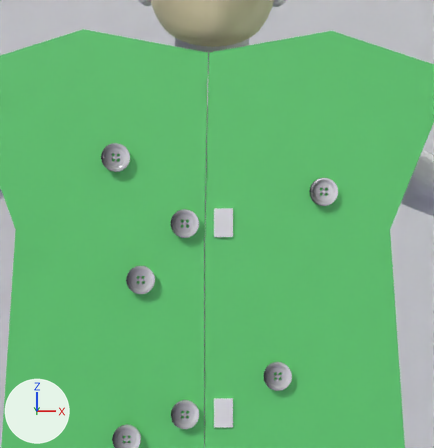
Two versions of the Blender file blender_files/cloth_2_buttons_fastened_distractions.blend, one commit apart.
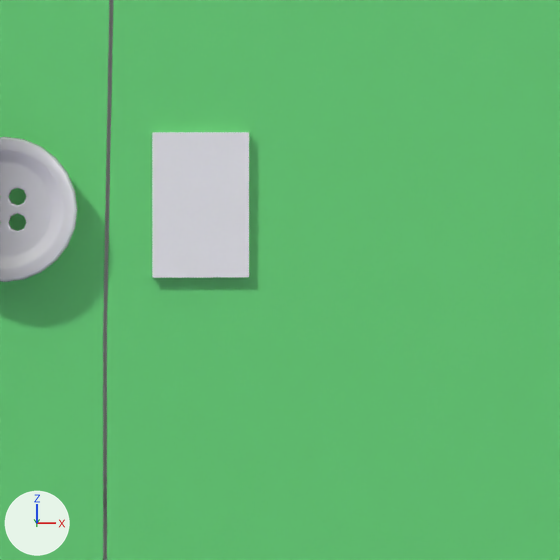
Each version is shown from a 50 mm lens placed at (-20.734, -9.735, 12.486), pointed at (-20.629, -4.292, 12.405), then close up on the part from 42% to 68% of the width and 41% to 65% of the height. The axes (+X, +Y, +Z) are drawn at lower left. The lights are the same throughout. The last two pictures show the newer version.

The older version as bpy lines, for what is in view:
```python
ob_cloth = bpy.data.objects.new('Cloth', me_plane_001)
ob_cloth.location = (-20.743, -4.285, 11.767)
ob_cloth.rotation_euler = (1.571, 0.0, 0.0)  # degrees (90, 0, 0)
ob_cloth.scale = (1.77, 1.77, 1.77)
ob_geo_chest_male_primitive_stylized = bpy.data.objects.new('GEO-chest_male_primitive_stylized', me_geo_chest_male_primitve)
ob_geo_chest_male_primitive_stylized.parent = ob_geo_belly_male_primitive_stylized
ob_geo_chest_male_primitive_stylized.location = (3.021, -0.0365, 1.149)
ob_velcro_1 = bpy.data.objects.new('velcro_1', me_plane_003)
ob_velcro_1.location = (-20.569, -4.316, 12.416)
ob_velcro_1.rotation_euler = (1.571, 0.0, 0.0)  # degrees (90, 0, 0)
ob_velcro_1.scale = (0.086, 0.129, 1.0)
# also in view: 'button_1' at (-20.917, -4.331, 12.408)
```
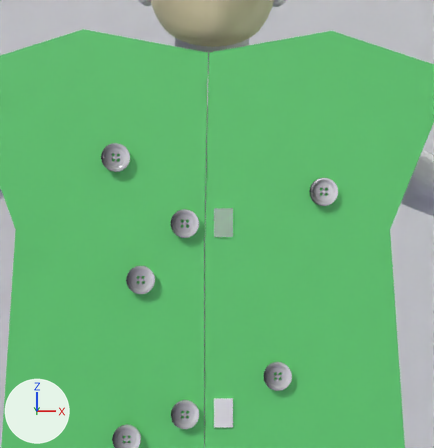
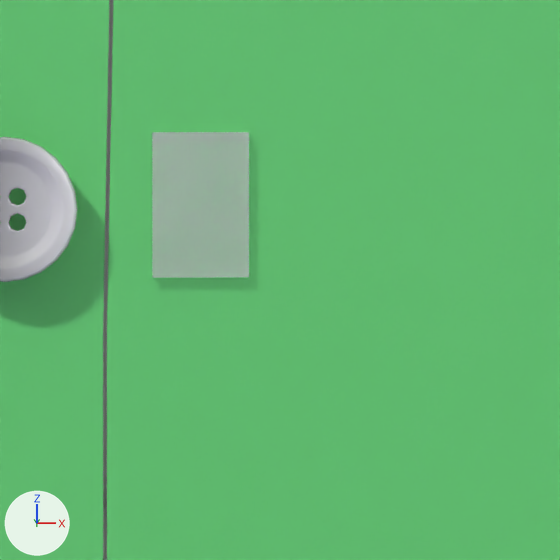
Edits to the bpy script that builds the scene:
```text
Change mat_material_velcro:
    mat_material_velcro.alpha: 1.0 -> 0.3
```

Location of each change, (x1, y1, x2, y2) in pixels of the close-ups (560 x 560 px):
'velcro_1', surface changed
    both: (152, 132, 249, 278)
